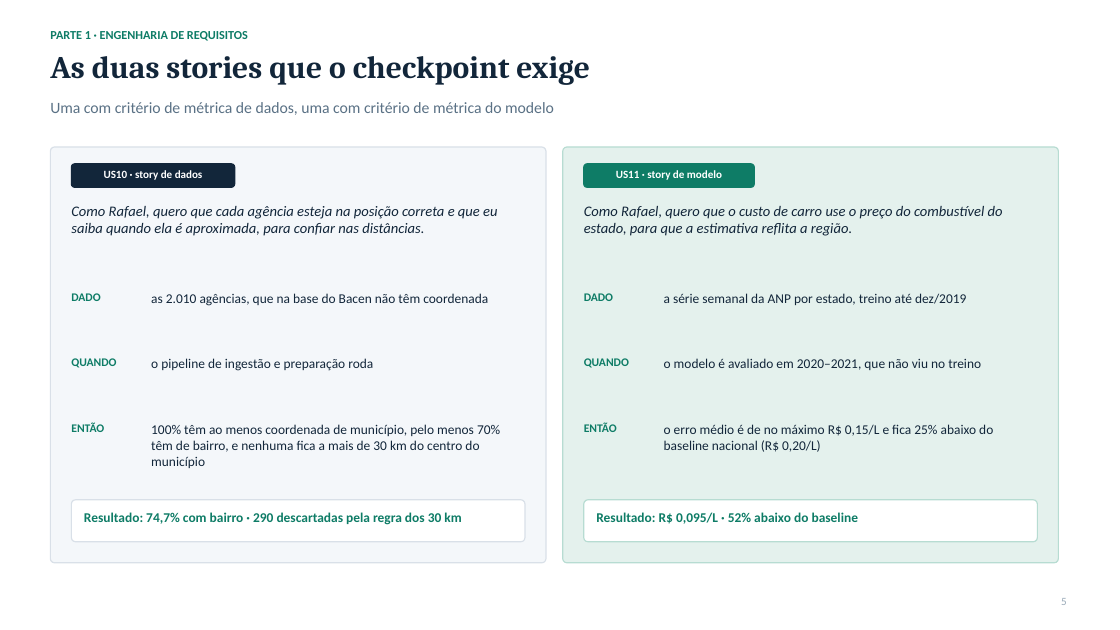
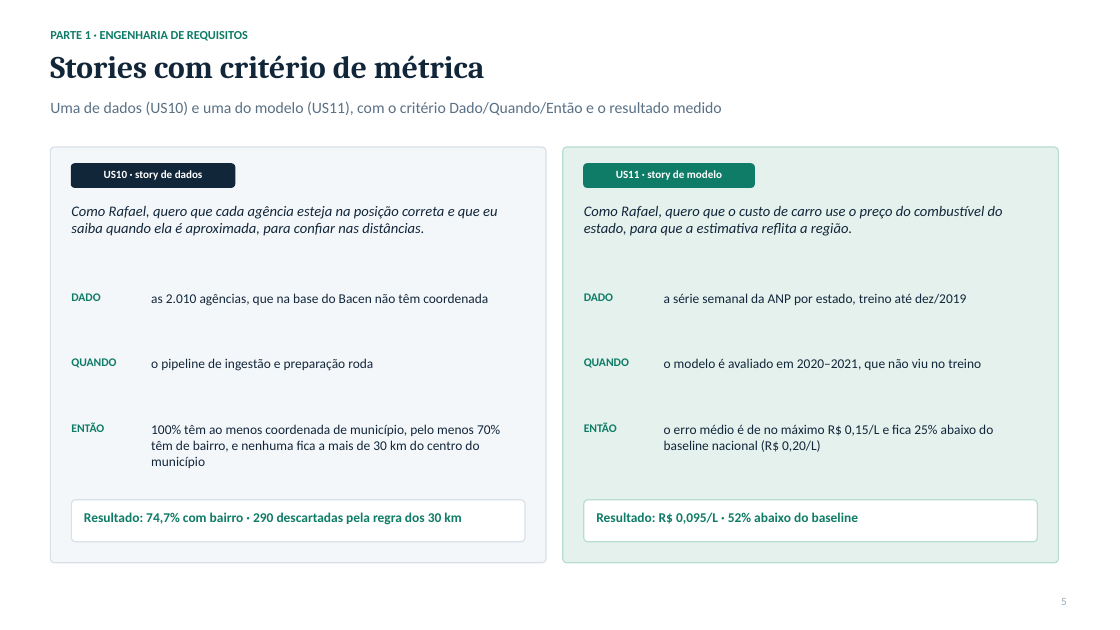
Before and after one commit to davi-cassiano/Projeto-Varela, a slide deck: slide 5 of docs/apresentacao-checkpoint-4-6.pptx. Drawn at 1120x630 pixels with LibreOffice and Linux fonts; fonts in the diff are those of the drawing. Boxes give left, top, right and bottom in pixels: in the first picture for what was removed or moved away, otherwise in the second. Text is boxed around its words. In the diff, an @@ line names an element or a change of style, - is before the commit and + after.

```diff
--- a/docs/apresentacao-checkpoint-4-6.pptx
+++ b/docs/apresentacao-checkpoint-4-6.pptx
@@ text at bbox=[50, 55, 484, 79]: text changed @@
-As duas stories que o checkpoint exige
+Stories com critério de métrica
@@ text at bbox=[50, 101, 722, 115]: text changed @@
-Uma com critério de métrica de dados, uma com critério de métrica do modelo
+Uma de dados (US10) e uma do modelo (US11), com o critério Dado/Quando/Então e o resultado medido
```
Also in this commit, not shown: 7 other slides changed.
